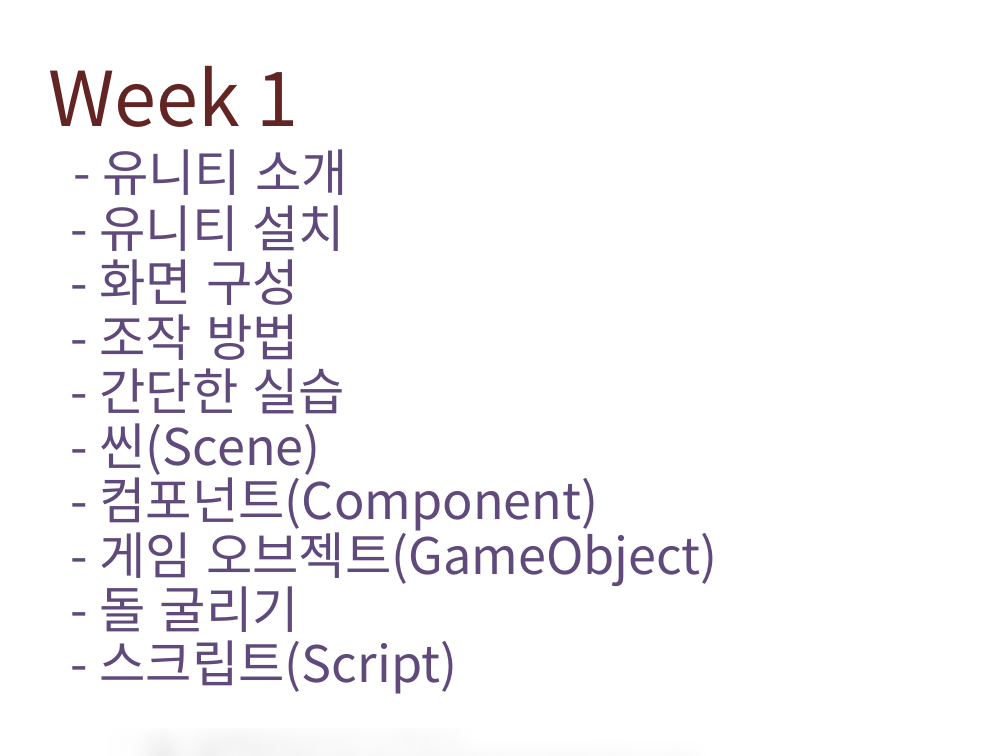
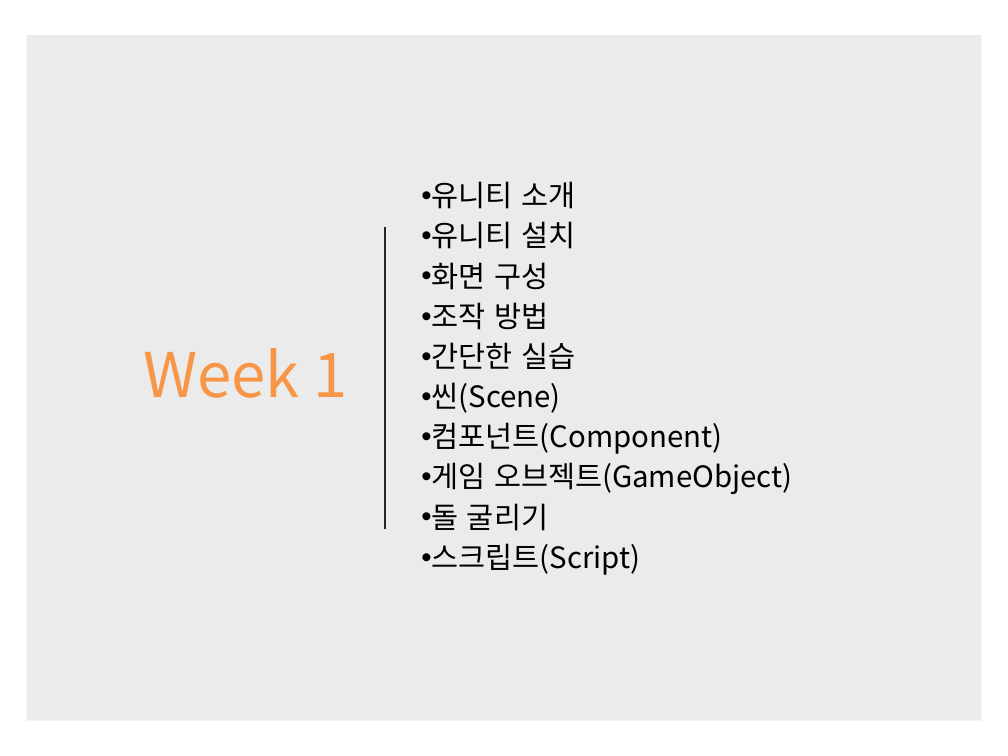
Before and after one commit to IamGroooooot/cien-unity-2019, a slide deck: slide 2 of 1주차.pptx. Drawn at 1008x756 pixels with LibreOffice and Linux fonts; fonts in the diff are those of the drawing. Boxes give left, top, right and bottom in pixels: in the first picture for what was removed or moved away, otherwise in the second. Text is boxed around its words. In the diff, an @@ line names an element or a change of style, - is before the commit and + after.

```diff
--- a/1주차.pptx
+++ b/1주차.pptx
@@ rectangle added at [26, 35, 981, 721], fill #000000 at 8% opacity @@
@@ text "유니티 소개" at [432, 181, 792, 575]: vertical alignment bottom to middle @@
@@ text at [432, 181, 792, 575]: text changed; size 36 to 21 pt; text colour #604A7B to #000000 @@
-Week 1
-- 유니티 소개
-- 유니티 설치
-- 화면 구성
-- 조작 방법
-- 간단한 실습
-- 씬(Scene)
-- 컴포넌트(Component)
-- 게임 오브젝트(GameObject)
-- 돌 굴리기
-- 스크립트(Script)
+• 유니티 소개
+• 유니티 설치
+• 화면 구성
+• 조작 방법
+• 간단한 실습
+• 씬(Scene)
+• 컴포넌트(Component)
+• 게임 오브젝트(GameObject)
+• 돌 굴리기
+• 스크립트(Script)
@@ line added from (385, 227) to (385, 529), #262626 1.5 pt @@
@@ text added at [144, 348, 348, 398], 44 pt, text #F79646 @@
+Week 1
```
Also in this commit, not shown: 17 other slides changed.
